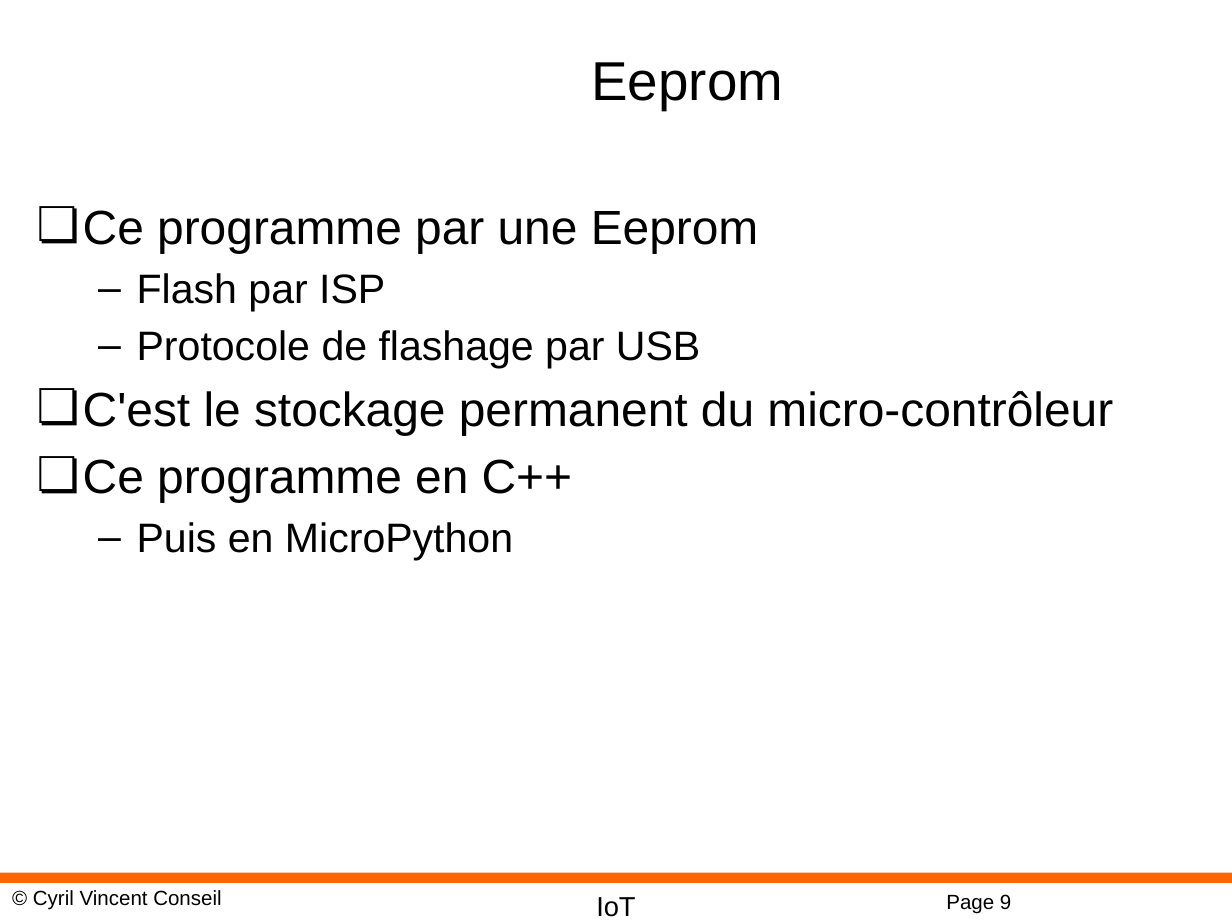
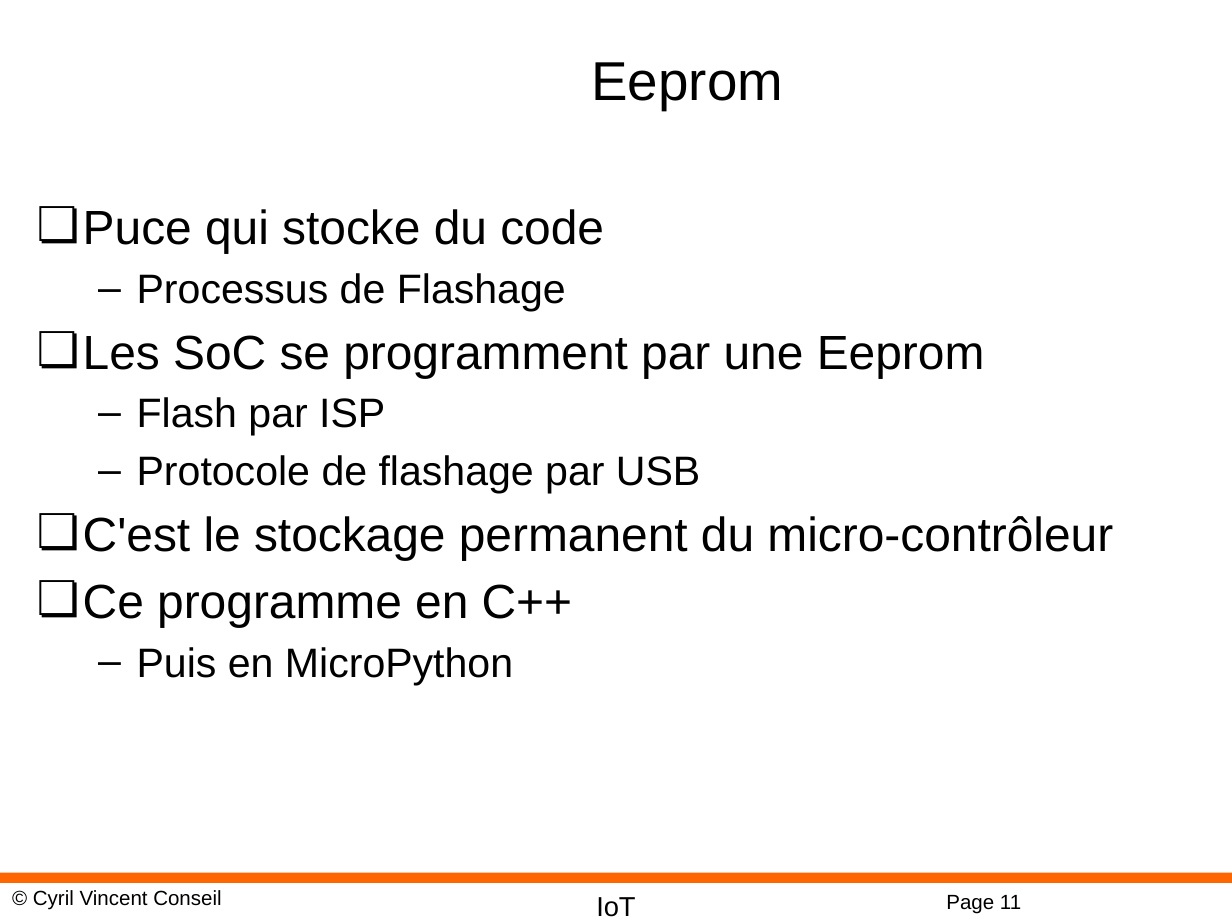
Before and after one commit to cyrilvincent/IoT, a slide deck: slide 11 of ppt/IoT01-Intro.pptx (slide 9 before the commit). Drawn at 1232x924 pixels with LibreOffice and Linux fonts; fonts in the diff are those of the drawing; background and template pictures are left out. Boxes give left, top, right and bottom in pixels: in the first picture for what was removed or moved away, otherwise in the second. Text is boxed around its words. In the diff, an @@ line names an element or a change of style, - is before the commit and + after.

```diff
--- a/ppt/IoT01-Intro.pptx
+++ b/ppt/IoT01-Intro.pptx
@@ text at (x1=83, y1=209, x2=985, y2=378): text changed @@
-❏ Ce programme par une Eeprom
+❏ Puce qui stocke du code
+  – Processus de Flashage
+❏ Les SoC se programment par une Eeprom
@@ page number at (x1=946, y1=895, x2=1021, y2=914): text changed @@
-Page 9
+Page 11
```
Also in this commit, not shown: 8 other slides changed, 4 slides added, 1 slide removed, 10 other files.
